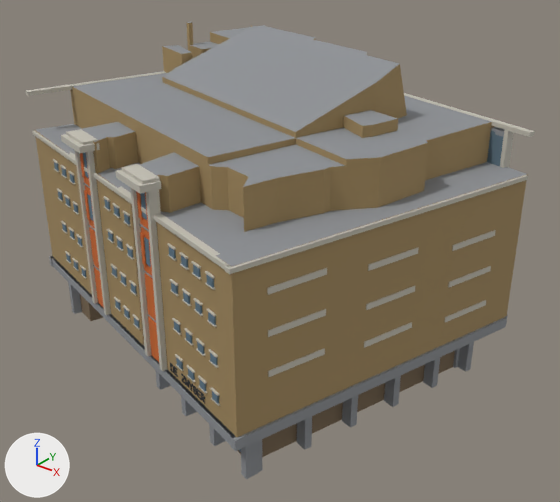
Two versions of the glTF model public/canal-drive/models/pakhuis-de-zwijger.glb, one commit apart.
One viewpoint serves both versions: a 50 mm lens placed at (44.6, -58.6, 41.7), pointed at (4.3, -8.2, 10.4). Arrows for +X, +Y and +Z are at lower left; the lights stay in place. The picture after the commit comes second. Where no turn or scale is listed for an object, it has been applied to the vertices.

Names of what the first picture shows: 'pakhuis-de-zwijger'.
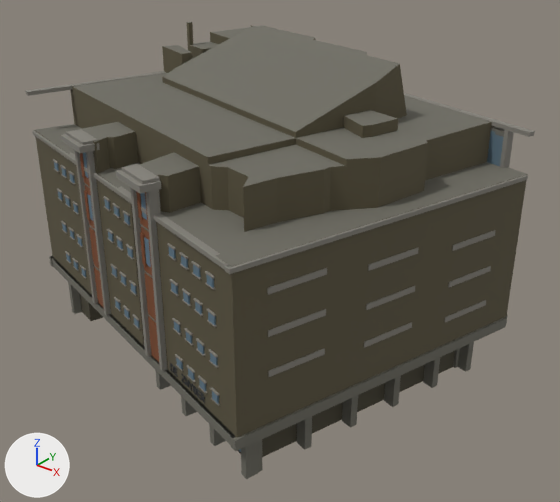
The edits, one by one:
Material 'brick' (mat_brick) changes colour from brown #a58c60 to brown #5c5540; in linear values from (0.376, 0.262, 0.117) to (0.107, 0.0908, 0.0513).
Material 'concrete' (mat_concrete) changes colour from grey #8e9195 to dark grey #6e6c62; in linear values from (0.27, 0.283, 0.301) to (0.156, 0.15, 0.122).
Material 'stone' (mat_stone) changes colour from light grey #c4c0b4 to grey #85827a; in linear values from (0.552, 0.527, 0.456) to (0.235, 0.223, 0.195).
Material 'red' (mat_red) changes colour from orange #cf6a2c to brown #7d4a2b; in linear values from (0.624, 0.144, 0.0252) to (0.205, 0.0685, 0.0242).

Where the change shows, as pixel boxes (x1, y1, x2, y2) in the pictures (560 x 502 px):
'pakhuis-de-zwijger', recoloured (darker): (25, 22, 535, 479) in both
